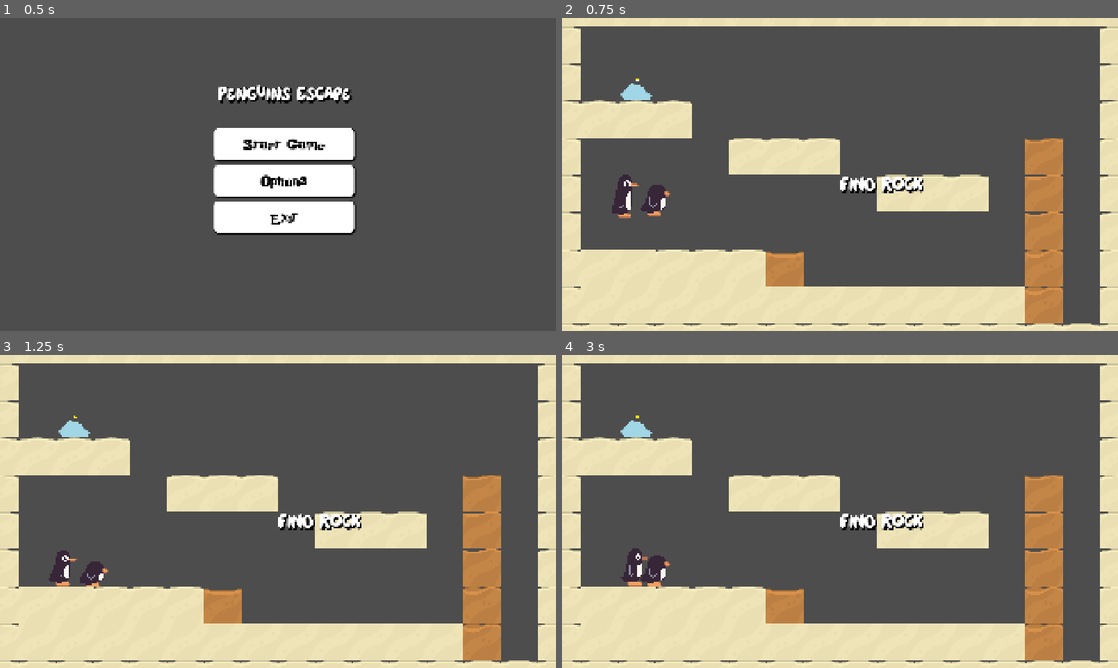
Above: before the commit, frames 1-4 (two rows, left to right).
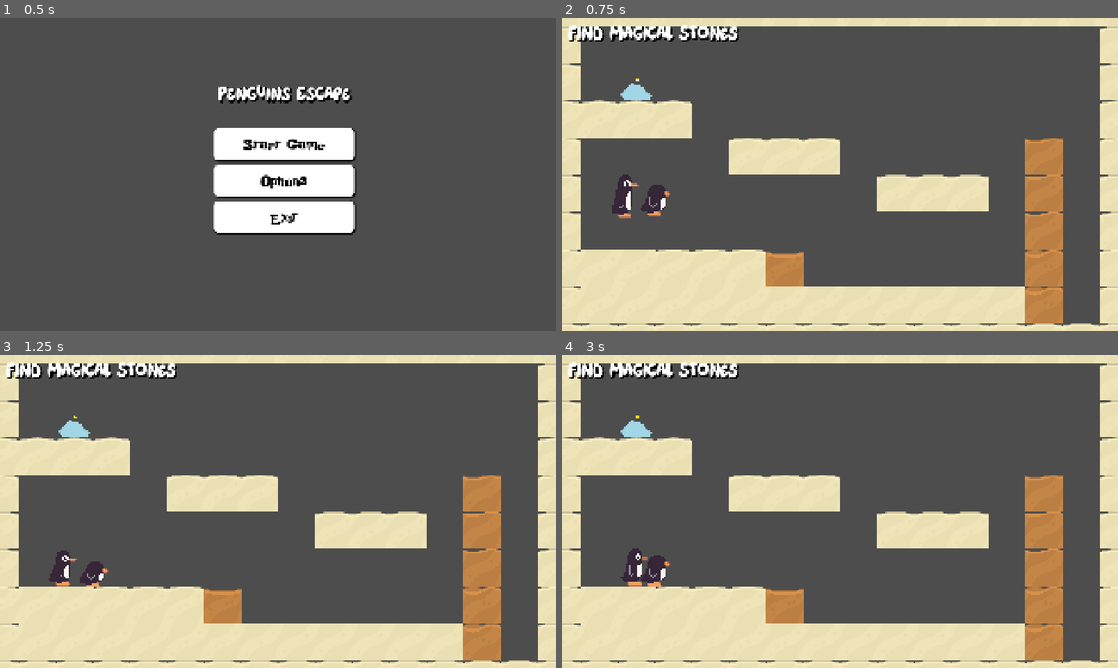
Above: after the commit, the same moments.

Repository: Shreyashz/couch-coop
Game: Godot game, scene res://Prefab/gameController.tscn
The game is run twice, just before and just after one commit, with the same random seed, the same clock (stepped at 60 frames per second) and the same inputs.
Inputs (mouse positions are in pixels of both pictures, inside the frame that each line leads up to):
- Up to frame 1 (0.5 s): no input
- Up to frame 2 (0.75 s): click "Start Game" at 0.5 s
- Up to frame 3 (1.25 s): no input
- Up to frame 4 (3 s): hold D (p1_move_right) 1.28-2 s; hold ` (AdminTrigger) 1.28-2 s; tap Q (p1_jump) at 1.52 s; click (845, 477) at 2.02 s; type "12" at 2.1 s; click "Back" at 2.75 s

Frame 1 is identical in both runs. In frame 2, 1.8% of the frame differs, in the area x 1-65%, y 2-56%; in frame 3, 1.8%; in frame 4, 1.8%.

Commit message:
Fixed Ingame UI

Diff:
--- a/GUI/InGameUI.tscn
+++ b/GUI/InGameUI.tscn
@@ -30,7 +30,16 @@
 
 [node name="Label" type="Label" parent="."]
 layout_mode = 1
-offset_right = 1128.0
-offset_bottom = 75.0
-text = "Find Rock"
+anchors_preset = 8
+anchor_left = 0.5
+anchor_top = 0.5
+anchor_right = 0.5
+anchor_bottom = 0.5
+offset_left = -960.0
+offset_top = -540.0
+offset_right = 168.0
+offset_bottom = -465.0
+grow_horizontal = 2
+grow_vertical = 2
+text = "Find Magical Stones"
 label_settings = SubResource("LabelSettings_gortb")
--- a/Level/LEVEL_2.tscn
+++ b/Level/LEVEL_2.tscn
@@ -1,6 +1,5 @@
-[gd_scene load_steps=13 format=4 uid="uid://dkuob2gcm3qes"]
+[gd_scene load_steps=12 format=4 uid="uid://dkuob2gcm3qes"]
 
-[ext_resource type="LabelSettings" uid="uid://xxhdf542ijo0" path="res://Fonts/LabelSettings.tres" id="1_d4j21"]
 [ext_resource type="Texture2D" uid="uid://cv86e3df0j0ih" path="res://Asset/spritesheet/spritesheet-double.png" id="2_sph0h"]
 [ext_resource type="Script" path="res://Level/camera_handler.gd" id="3_nsu8l"]
 [ext_resource type="PackedScene" uid="uid://dku4duhlsp7o0" path="res://Prefab/Player1.tscn" id="4_ueql7"]
@@ -4913,12 +4912,6 @@
 [node name="p1_player_body" parent="." instance=ExtResource("4_ueql7")]
 position = Vector2(-751, 60)
 
-[node name="Label" type="Label" parent="."]
-offset_right = 40.0
-offset_bottom = 23.0
-text = "LEVEL two"
-label_settings = ExtResource("1_d4j21")
-
 [node name="StaticBody2D3" parent="." instance=ExtResource("6_n4eh4")]
 position = Vector2(296, 290)
 
